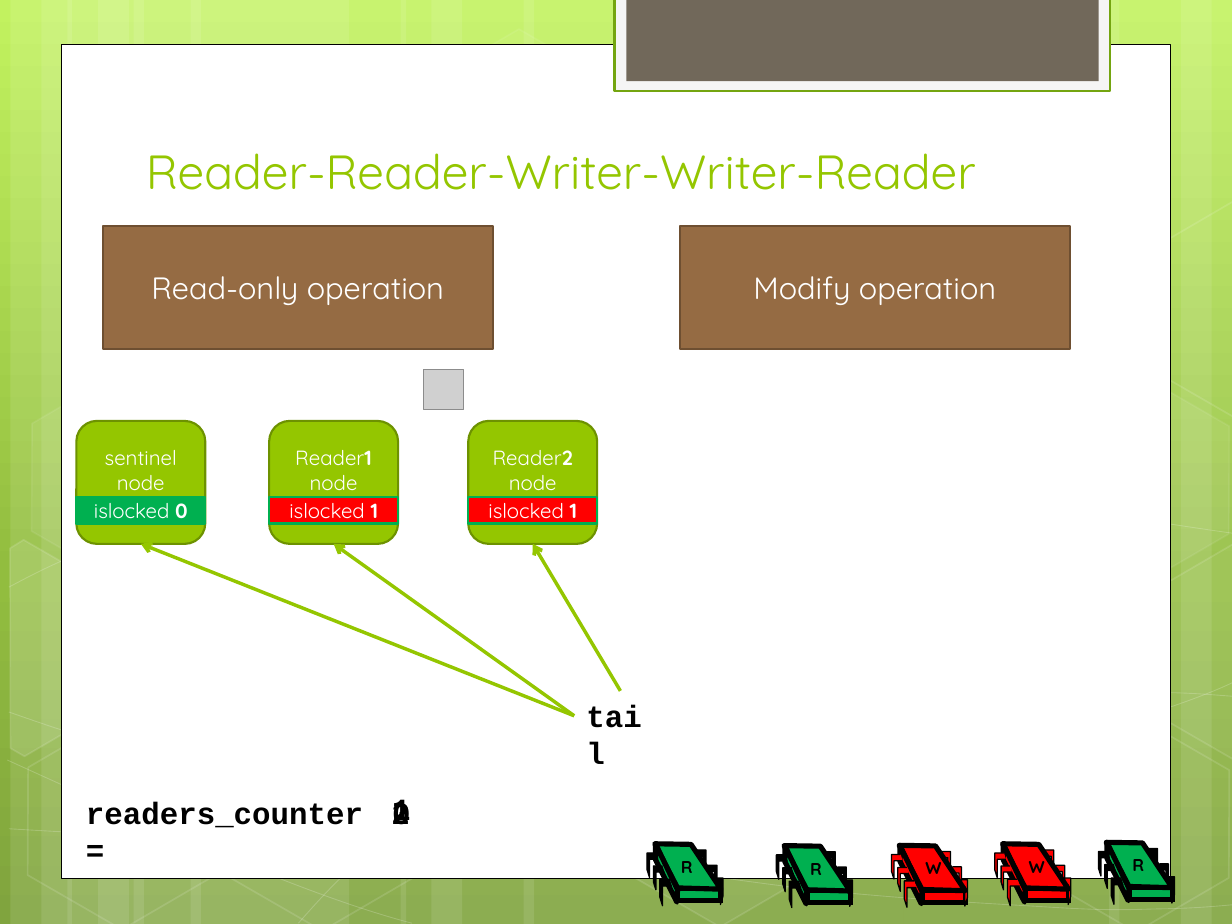
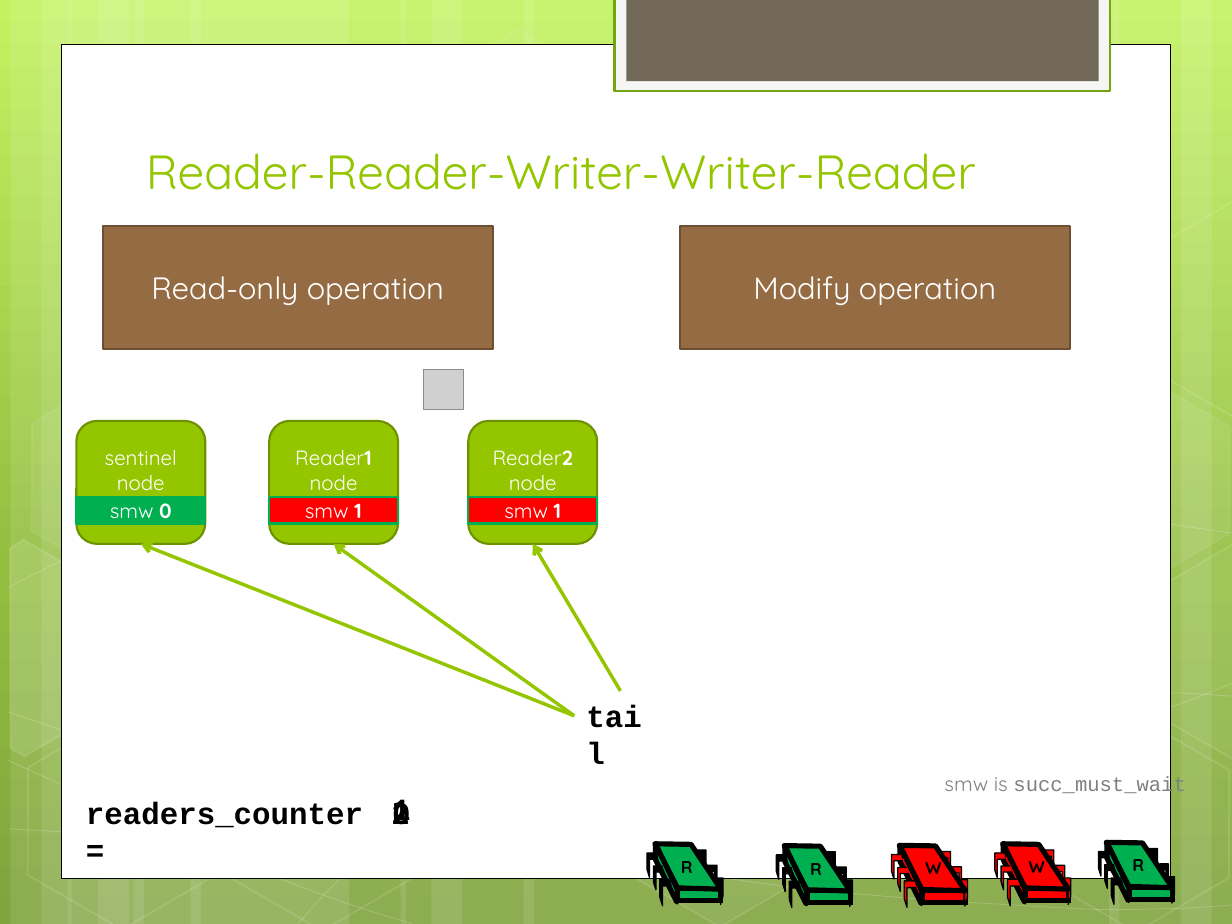
Before and after one commit to pramalhe/ConcurrencyFreaks, a slide deck: slide 6 of Presentations/CLH-RWLock.pptx. Drawn at 1232x924 pixels with LibreOffice and Linux fonts; fonts in the diff are those of the drawing; grey boxes stand for pictures. Boxes give left, top, right and bottom in pixels: in the first picture for what was removed or moved away, otherwise in the second. Text is boxed around its words. In the diff, an @@ line names an element or a change of style, - is before the commit and + after.

```diff
--- a/Presentations/CLH-RWLock.pptx
+++ b/Presentations/CLH-RWLock.pptx
@@ text in rectangle at [110, 503, 172, 519]: text changed @@
-islocked 0
+smw 0
@@ text in rectangle at [305, 497, 361, 523]: text changed @@
-islocked 1
+smw 1
@@ text in rectangle at [504, 497, 561, 523]: text changed @@
-islocked 1
+smw 1
@@ text added at [944, 776, 1185, 797], 12 pt, text #808080 @@
+smw is succ_must_wait
```
Also in this commit, not shown: 7 other slides changed, 3 other files.
